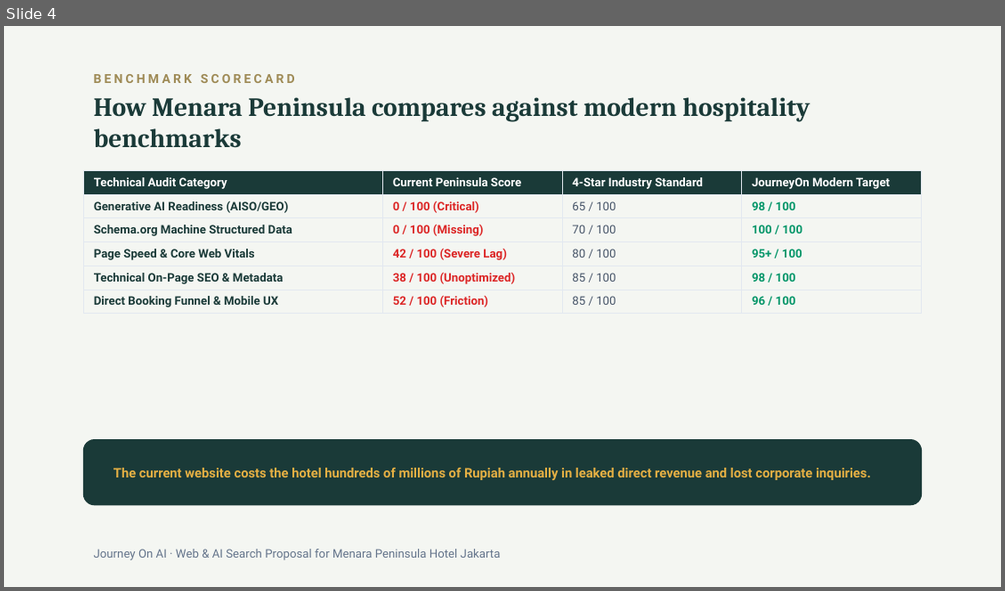
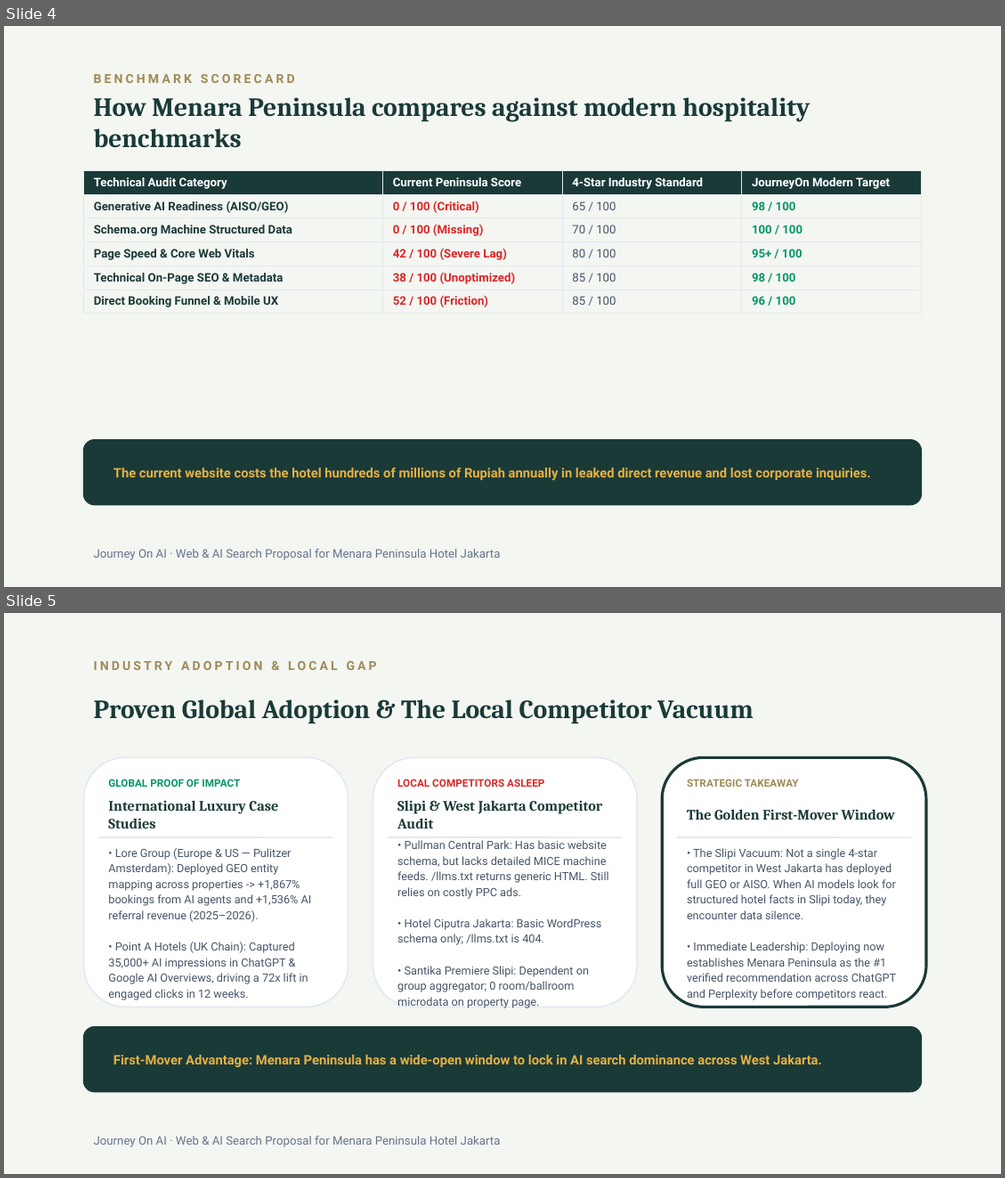
Before and after one commit to arbuuuud/menarapeninsula, a slide deck: PITCH_DECK_MENARA_PENINSULA_AISO_V3.pptx. Shown one above the other, each under a label of ours: slide 4 before the commit, slides 4 and 5 after it. The pictures are 1005x591 and 1005x1178 pixels, drawn with LibreOffice and Linux fonts; fonts in the diff are those of the drawing. Boxes give left, top, right and bottom in pixels: in the first picture for what was removed or moved away, otherwise in the second. Text is boxed around its words. In the diff, an @@ line names an element or a change of style, - is before the commit and + after.

Commit message:
feat(deck-v3): add Slide 5 detailing global GEO case studies (Lore Group, Point A) and local competitor audit vacuum (Pullman, Ciputra, Santika)

```diff
--- a/PITCH_DECK_MENARA_PENINSULA_AISO_V3.pptx
+++ b/PITCH_DECK_MENARA_PENINSULA_AISO_V3.pptx
@@ slide 5 added at (4, 613, 1001, 1174), background #F4F6F2 @@
@@ text added at (94, 661, 377, 670), 9 pt, text #9E8A55, bold @@
+INDUSTRY ADOPTION & LOCAL GAP
@@ text added at (94, 699, 753, 724), 19 pt, text #1A3A38, bold @@
+Proven Global Adoption & The Local Competitor Vacuum
@@ rounded rectangle added at (84, 757, 348, 1006), fill #FFFFFF, outline #E2E8F0 1 pt @@
@@ rounded rectangle added at (372, 757, 637, 1006), fill #FFFFFF, outline #E2E8F0 1 pt @@
@@ rounded rectangle added at (662, 757, 926, 1006), fill #FFFFFF, outline #1A3A38 2 pt @@
@@ text added at (108, 779, 240, 787), 7.5 pt, text #059669, bold @@
+GLOBAL PROOF OF IMPACT
@@ text added at (397, 779, 544, 787), 7.5 pt, text #DC2626, bold @@
+LOCAL COMPETITORS ASLEEP
@@ text added at (687, 779, 799, 787), 7.5 pt, text #9E8A55, bold @@
+STRATEGIC TAKEAWAY
@@ text added at (108, 800, 278, 828), 10.5 pt, text #1A3A38, bold @@
+International Luxury Case Studies
@@ text added at (397, 800, 602, 828), 10.5 pt, text #1A3A38, bold @@
+Slipi & West Jakarta Competitor Audit
@@ text added at (687, 809, 895, 819), 10.5 pt, text #1A3A38, bold @@
+The Golden First-Mover Window
@@ line added from (98, 837) to (333, 837), #E2E8F0 1 pt @@
@@ text added at (108, 848, 312, 1000), 8.2 pt, text #475569 @@
+• Lore Group (Europe & US — Pulitzer Amsterdam): Deployed GEO entity mapping across properties -> +1,867% bookings from AI agents and +1,536% AI referral revenue (2025–2026).
+• Point A Hotels (UK Chain): Captured 35,000+ AI impressions in ChatGPT & Google AI Overviews, driving a 72x lift in engaged clicks in 12 weeks.
@@ line added from (388, 837) to (622, 837), #E2E8F0 1 pt @@
@@ text added at (397, 840, 609, 1005), 8.2 pt, text #475569 @@
+• Pullman Central Park: Has basic website schema, but lacks detailed MICE machine feeds. /llms.txt returns generic HTML. Still relies on costly PPC ads.
+• Hotel Ciputra Jakarta: Basic WordPress schema only; /llms.txt is 404.
+• Santika Premiere Slipi: Dependent on group aggregator; 0 room/ballroom microdata on property page.
@@ line added from (677, 837) to (911, 837), #E2E8F0 1 pt @@
@@ text added at (687, 848, 897, 1000), 8.2 pt, text #475569 @@
+• The Slipi Vacuum: Not a single 4-star competitor in West Jakarta has deployed full GEO or AISO. When AI models look for structured hotel facts in Slipi today, they encounter data silence.
+• Immediate Leadership: Deploying now establishes Menara Peninsula as the #1 verified recommendation across ChatGPT and Perplexity before competitors react.
@@ rounded rectangle added at (84, 1027, 921, 1092), fill #1A3A38, outline #1A3A38 1 pt @@
@@ text added at (113, 1054, 822, 1067), 9.5 pt, text #E5B044, bold @@
+First-Mover Advantage: Menara Peninsula has a wide-open window to lock in AI search dominance across West Jakarta.
@@ text added at (94, 1135, 501, 1147), 8.5 pt, text #64748B @@
+Journey On AI · Web & AI Search Proposal for Menara Peninsula Hotel Jakarta
```
Also in this commit, not shown: 4 other files.
